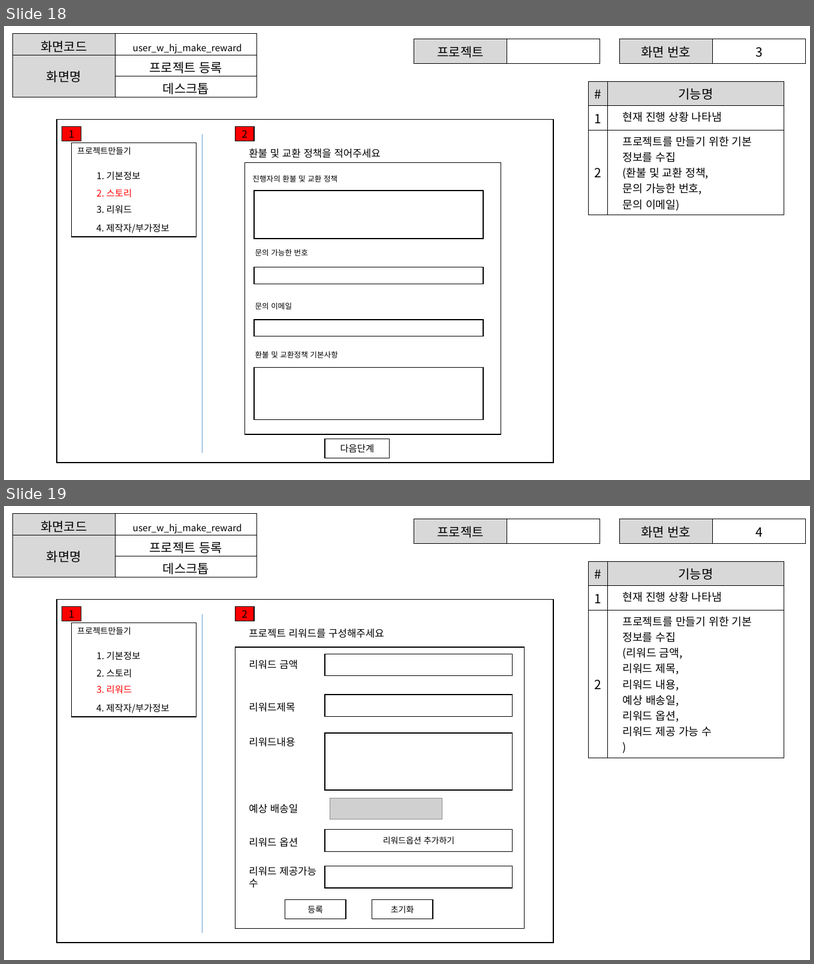
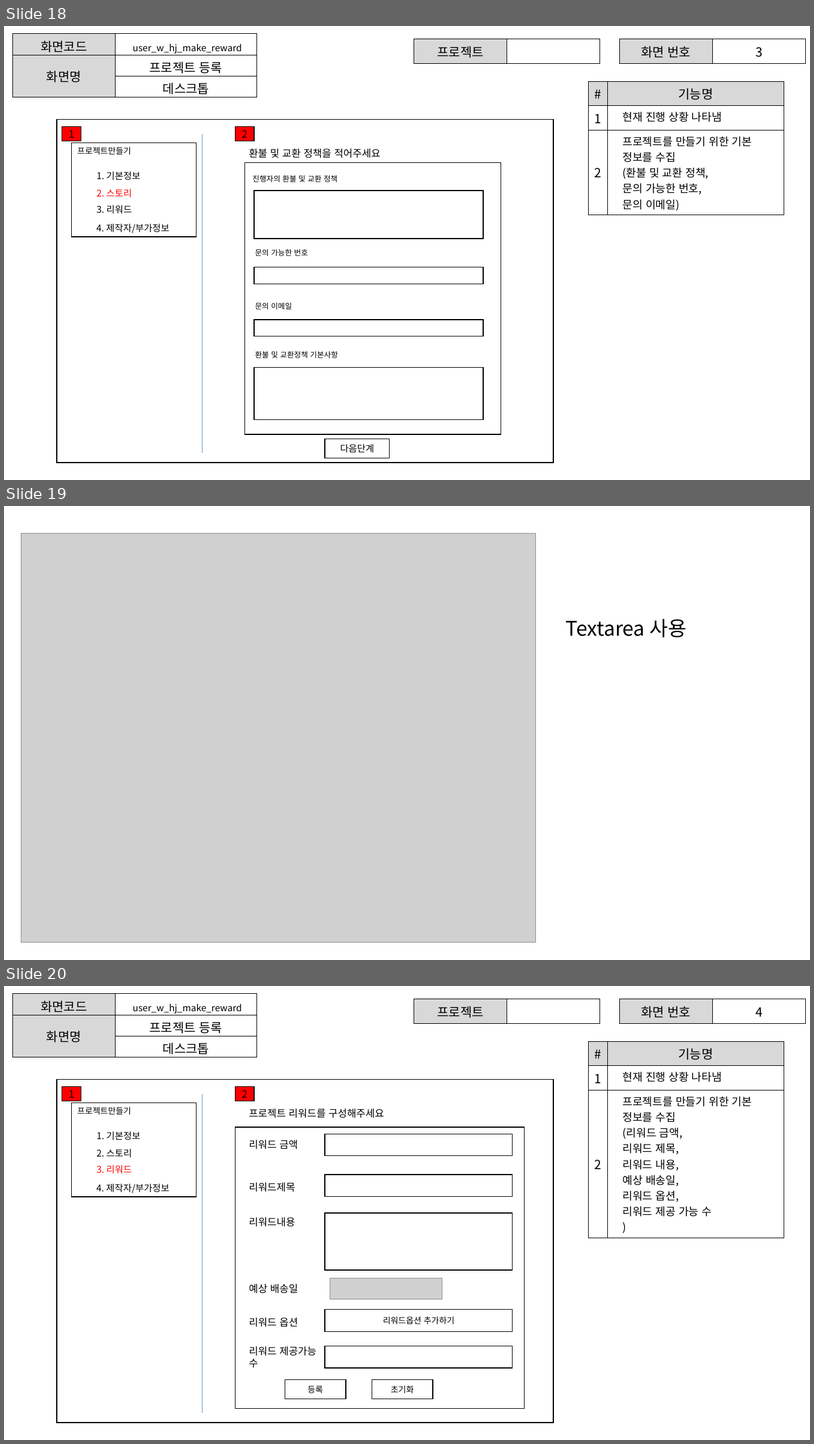
Before and after one commit to ezenteam2/EzenCrowdFunding, a slide deck: project03 화면설계서/project03 - 화면 설계서 - 형준.pptx. Shown one above the other, each under a label of ours: slides 18 and 19 before the commit, slides 18, 19 and 20 after it. The pictures are 814x964 and 814x1444 pixels, drawn with LibreOffice and Linux fonts; fonts in the diff are those of the drawing; grey boxes stand for pictures. Boxes give left, top, right and bottom in pixels: in the first picture for what was removed or moved away, otherwise in the second. Text is boxed around its words. In the diff, an @@ line names an element or a change of style, - is before the commit and + after.

```diff
--- a/project03 화면설계서/project03 - 화면 설계서 - 형준.pptx
+++ b/project03 화면설계서/project03 - 화면 설계서 - 형준.pptx
@@ slide 19 added at (x1=4, y1=506, x2=810, y2=960), background #FFFFFF @@
@@ picture added at (x1=21, y1=533, x2=536, y2=942) @@
@@ text added at (x1=566, y1=619, x2=687, y2=637), 24 pt, text #000000 @@
+Textarea 사용
@@ what was slide 19 is now slide 20 @@
```
Also in this commit, not shown: 10 other slides added, 1 other file.
